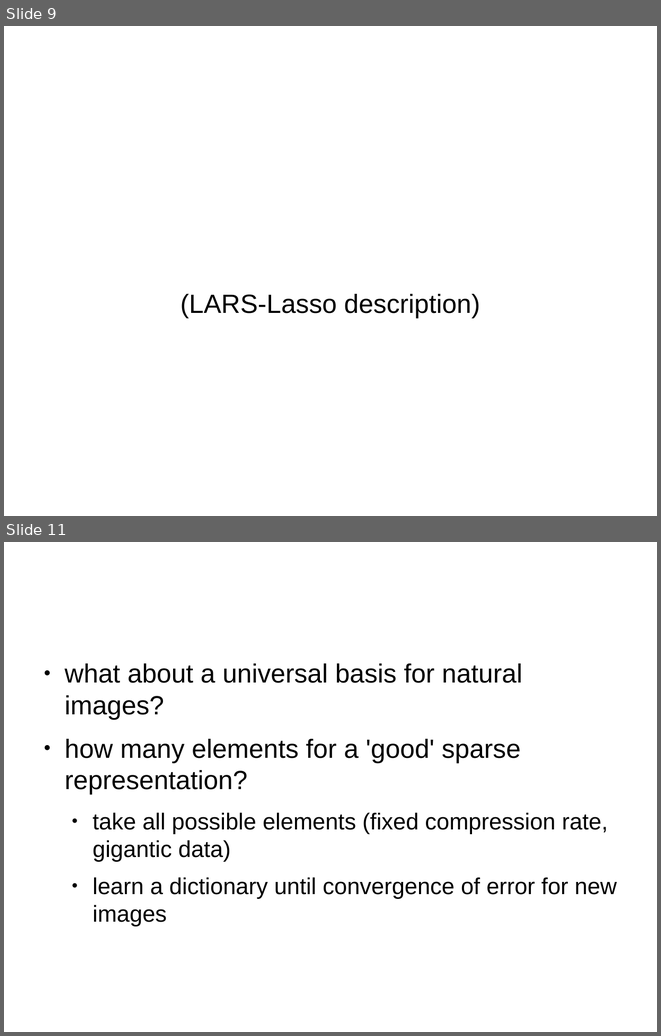
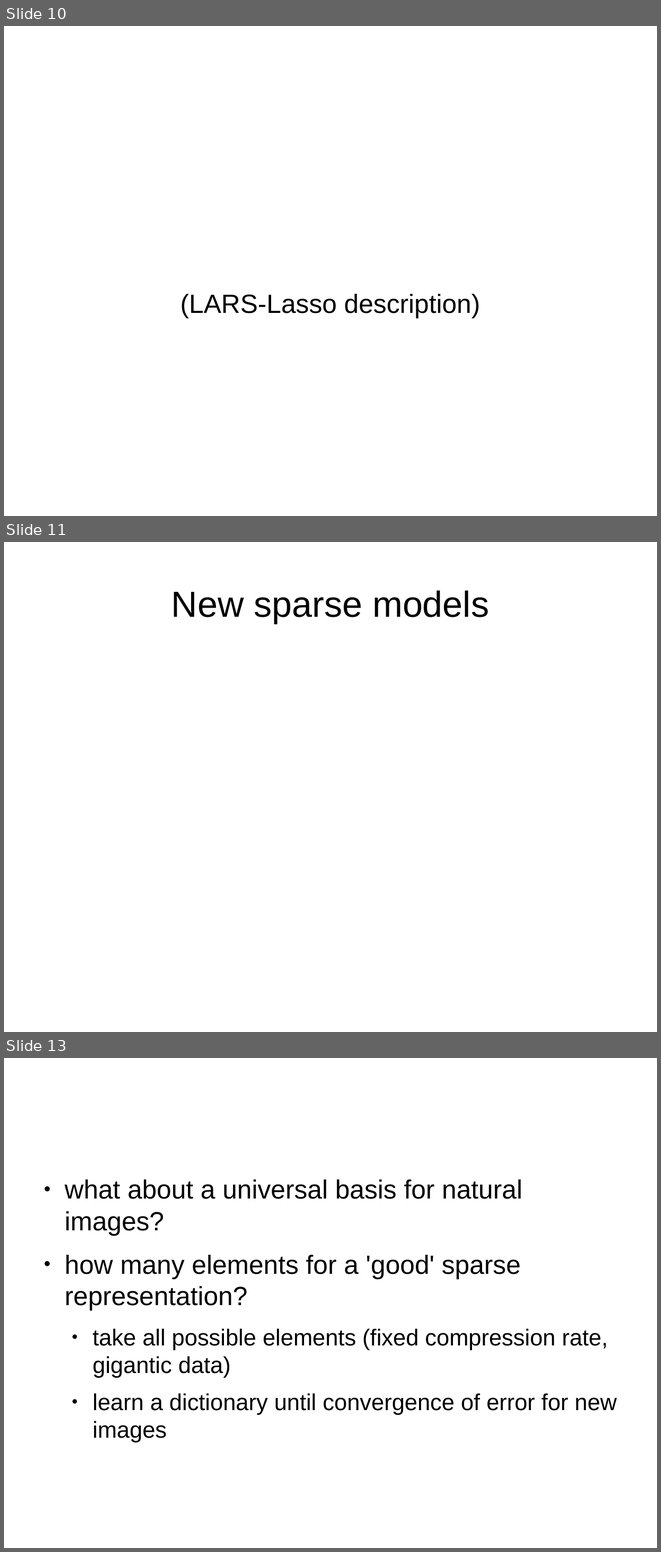
Before and after one commit to Sebu/sprs, a slide deck: progress_report/progress_report.odp. Shown one above the other, each under a label of ours: slides 9 and 11 before the commit, slides 10, 11 and 13 after it; the slides between them are not shown. The pictures are 661x1036 and 661x1552 pixels, drawn with LibreOffice and Linux fonts; fonts in the diff are those of the drawing. Boxes give left, top, right and bottom in pixels: in the first picture for what was removed or moved away, otherwise in the second. Text is boxed around its words. In the diff, an @@ line names an element or a change of style, - is before the commit and + after.

```diff
--- a/progress_report/progress_report.odp
+++ b/progress_report/progress_report.odp
@@ slide 11 added at [4,542,657,1032], background #FFFFFF @@
@@ title added at [171,590,489,623], 44 pt, text #000000 @@
+New sparse models
@@ what was slide 9 is now slide 10 @@
@@ what was slide 11 is now slide 13 @@
```
Also in this commit, not shown: 5 slides changed, 1 other slide added.
